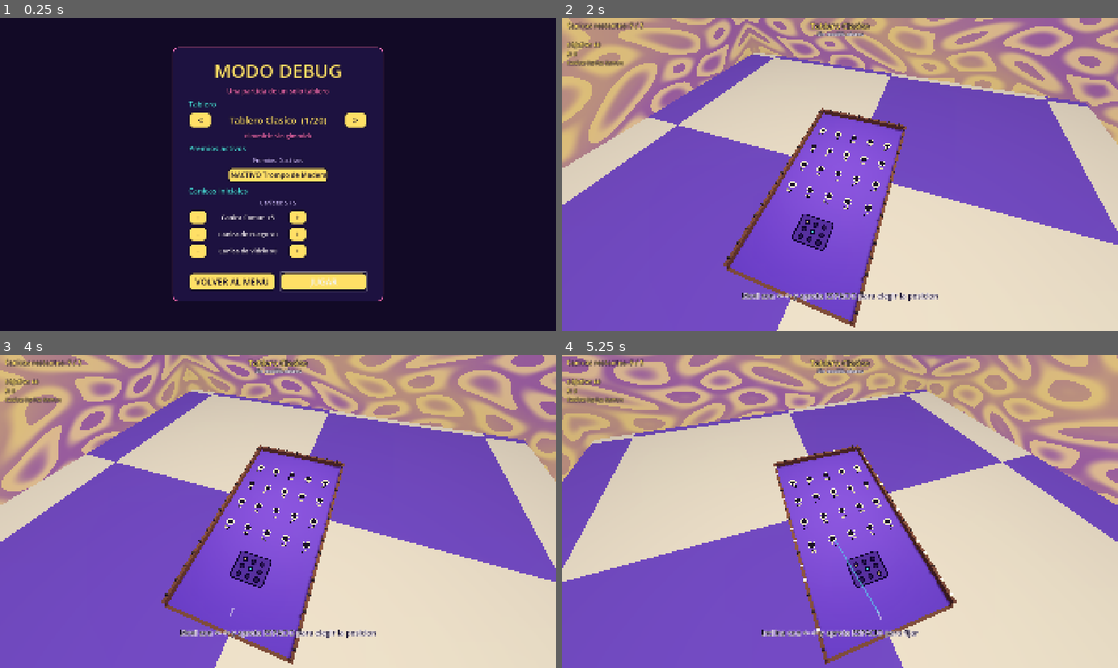
Above: before the commit, frames 1-4 (two rows, left to right).
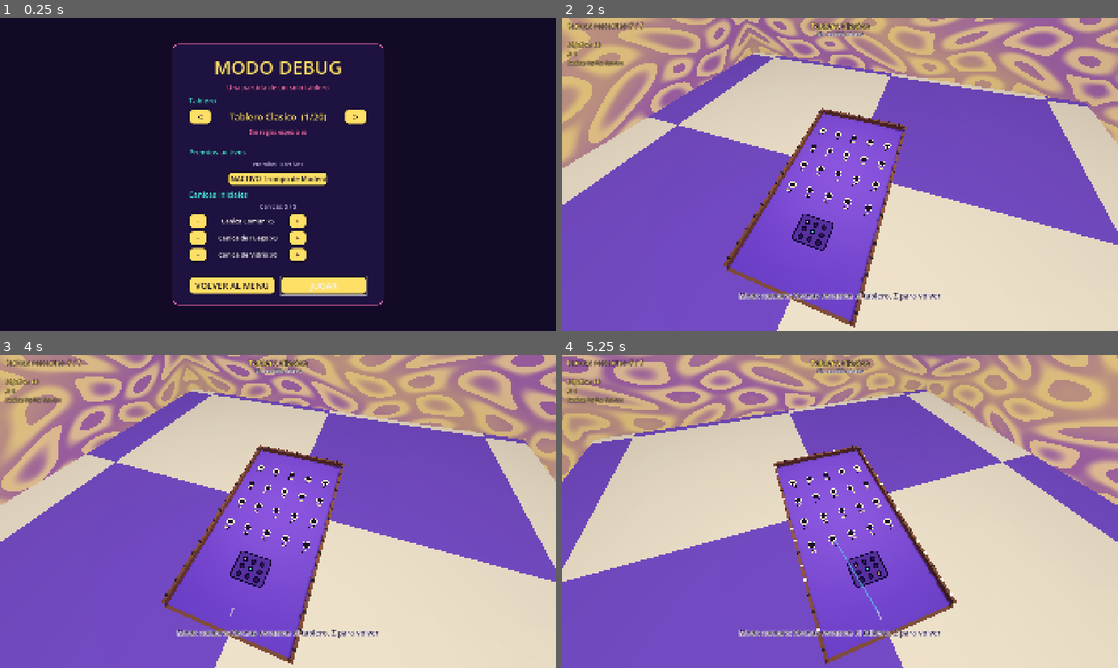
Above: after the commit, the same moments.

Repository: maczoe/chibolones
Game: Godot game, scene res://scenes/debug/debug_setup.tscn
Two runs of this game, one before a commit and one after it. Both use one fixed random seed, a clock stepped at 60 frames per second and the inputs below. This scene is started directly instead of the project's main scene.
Inputs (mouse positions are in pixels of both pictures, inside the frame that each line leads up to):
- Up to frame 1 (0.25 s): no input
- Up to frame 2 (2 s): click "JUGAR" at 0.5 s; move the mouse to (962, 158) at 1.27 s; hold Right (move_right) from 1.28 s (still down); hold Z (camera_mode) from 1.28 s (still down); click (962, 158) at 1.42 s; tap Space (shoot) at 1.55 s
- Up to frame 3 (4 s): move the mouse to (166, 527) at 2.02 s; release Right (move_right) at 2.03 s; release Z (camera_mode) at 2.03 s; hold Down (move_down) 2.03-2.78 s; tap Space (shoot) at 2.1, 3.05, 3.6 s; tap Z (camera_mode) at 2.3, 3.8 s; move the mouse to (333, 442) at 2.77 s; hold Right (move_right) 2.78-3.53 s; hold Z (camera_mode) 2.78-3.53 s; move the mouse to (250, 574) at 3.52 s; hold Up (move_up) from 3.53 s (still down); click (250, 574) at 3.67 s
- Up to frame 4 (5.25 s): move the mouse to (1006, 558) at 4.27 s; release Up (move_up) at 4.28 s; hold Z (camera_mode) 4.28-5.03 s; hold Left (move_left) from 4.28 s (still down); tap Space (shoot) at 4.55, 5.1 s; tap X (cancel) at 4.9 s; move the mouse to (673, 464) at 5.02 s

The runs differ from the first frame. In frame 1, 7.3% of the frame differs, in the area x 31-69%, y 8-92%; in frame 2, 0.5%; in frame 3, 0.5%; in frame 4, 0.6%.

Commit message:
feat(ui): debug picker shows board rules, controls guides idle-gated
The debug setup screen now shows each board's full rules text (the same
display-name + description lines the board announces at start) instead of
just the gimmick names. Controls guides leave normal play: the opening
controls announcement is gone and the per-step hints (tilt, power,
camera exit, restart) only show for the tutorial flag or after 20 idle
seconds in aim, once per idle episode; feedback lines stay always on.

Diff:
--- a/scripts/board/board.gd
+++ b/scripts/board/board.gd
@@ -63,8 +63,20 @@
 var notch_root: Node3D
 var announce_timer: Timer
 ## Board-start cues waiting for their turn (board number and name, one per
-## bonificador, the controls hint), spaced by ANNOUNCE_DELAY.
+## bonificador), spaced by ANNOUNCE_DELAY.
 var announce_queue: Array[String] = []
+
+## Controls guides (the opening controls line and the per-step hints) stay
+## hidden during normal play: the tutorial (when it exists) can turn them
+## on, and 20 s without any action bring them back on their own (user
+## request, 2026-11-08).
+const PAUSE_SCENE := "res://scenes/pause/pause_menu.tscn"
+
+var tutorial_mode := false
+const GUIDE_IDLE_SECONDS := 20.0
+const CONTROLS_HINT := "Movi con <- -> y apreta ESPACIO para elegir la posicion"
+var idle_time := 0.0
+var idle_guide_shown := false
 ## Run objective for this board: 0 when the board is played outside a run
 ## (headless tests, --script mode), which keeps the plain POC round over.
 var run_objective := 0
@@ -144,16 +156,22 @@
 	add_child(announce_timer)
 	EventBus.modifier_active.connect(_on_modifier_active)
 	EventBus.throw_timer_tick.connect(hud.set_timer)
-	# Opening cues: which board this is, its rules, then the controls.
+	# Opening cues: which board this is and its rules. The controls guide
+	# stays quiet until the tutorial asks for it or idle brings it back
+	# (_tick_idle).
 	_queue_announcement("Tablero %d: %s" % [_board_number(), board_def.theme_name])
 	board_theme.announce()
-	_queue_announcement("Movi con <- -> y apreta ESPACIO para elegir la posicion")
 	# The board opens in AIM, so the Cronometrado clock starts with it (boards
 	# without the rule ignore this).
 	_reset_step_timer()
 
 
 func _unhandled_input(event: InputEvent) -> void:
+	# Pause first: any state except the round-over overlay (which already
+	# offers its own choices) can open the pause menu (ESC / Start).
+	if event.is_action_pressed("pause"):
+		_toggle_pause()
+		return
 	if event.is_action_pressed("restart"):
 		Game.restart_board()
 		return
@@ -175,7 +193,7 @@
 			ThrowState.CAMERA:
 				state = ThrowState.AIM
 				launch_marker.visible = true
-				hud.flash("Movi con <- -> y apreta ESPACIO para elegir la posicion")
+				_show_guide(CONTROLS_HINT)
 			_:
 				pass
 		return
@@ -201,7 +219,7 @@
 			# made from any angle they chose. Restart resets the board.
 			state = ThrowState.AIM
 			launch_marker.visible = true
-			hud.flash("Movi con <- -> y apreta ESPACIO para elegir la posicion")
+			_show_guide(CONTROLS_HINT)
 		return
 	if event.is_action_pressed("shoot"):
 		match state:
@@ -216,6 +234,7 @@
 
 
 func _physics_process(delta: float) -> void:
+	_tick_idle(delta)
 	_animate_bulbs(delta)
 	# Cronometrado: every decision step runs on a clock; on expiry the board
 	# takes the step with whatever the player had chosen so far.
@@ -314,7 +333,7 @@
 	# drop to the slow chase right away.
 	celebrate_left = 0.0
 	_reset_step_timer()
-	hud.flash("Inclina con <- -> y apreta ESPACIO para fijar")
+	_show_guide("Inclina con <- -> y apreta ESPACIO para fijar")
 
 
 func _begin_power() -> void:
@@ -323,7 +342,7 @@
 	power_dir = 1.0
 	hud.set_power_visible(true)
 	_reset_step_timer()
-	hud.flash("Apreta ESPACIO para disparar con esta potencia")
+	_show_guide("Apreta ESPACIO para disparar con esta potencia")
 
 
 func _fire() -> void:
@@ -350,6 +369,57 @@
 func _reset_step_timer() -> void:
 	if board_theme != null:
 		board_theme.reset_decision()
+
+
+## --- Pause (ESC / Start) ---------------------------------------------------
+
+
+## Open the pause overlay: it pauses the tree itself once it is on the tree,
+## and it owns the unpause, so the board never touches the paused state.
+func _toggle_pause() -> void:
+	if get_tree().paused or state == ThrowState.ROUND_OVER:
+		return
+	add_child((load(PAUSE_SCENE) as PackedScene).instantiate())
+
+
+## --- Controls guides (tutorial / idle) -------------------------------------
+
+
+## A per-step guide reaches the HUD only when the tutorial asked for it or
+## the player has already idled long enough to need it (see _tick_idle);
+## normal play keeps the screen clean.
+func _show_guide(text: String) -> void:
+	if tutorial_mode or idle_guide_shown:
+		hud.flash(text)
+
+
+## One idle tick: any held gameplay action resets the clock; otherwise 20 s
+## without actions bring the full controls guide back, once, until the next
+## input. Only shown while aiming, where the guide applies.
+func _tick_idle(delta: float) -> void:
+	if _any_input_active():
+		idle_time = 0.0
+		idle_guide_shown = false
+		return
+	if state != ThrowState.AIM:
+		return
+	idle_time += delta
+	if idle_time >= GUIDE_IDLE_SECONDS and not idle_guide_shown:
+		idle_guide_shown = true
+		hud.flash(CONTROLS_HINT)
+
+
+## Whether the player is doing something right now: any movement vector or
+## a held gameplay action. Edge taps are also caught by the events handled
+## in the same frame.
+func _any_input_active() -> bool:
+	if Input.get_vector("move_left", "move_right", "move_up", "move_down") \
+				!= Vector2.ZERO:
+		return true
+	return Input.is_action_pressed("shoot") \
+			or Input.is_action_pressed("cancel") \
+			or Input.is_action_pressed("camera_mode") \
+			or Input.is_action_pressed("restart")
 
 
 ## Marble the next throw uses: the selected ammo entry, or the base def when
--- a/scripts/ui/debug_setup.gd
+++ b/scripts/ui/debug_setup.gd
@@ -32,9 +32,18 @@
 var _marble_labels: Dictionary = {}   # marble id -> counter label
 var _prize_buttons: Dictionary = {}   # prize id -> toggle button
 
+## Last launched setup (board index, prize ids, marble ids): coming back
+## from a finished debug match restores it, so tweaking one pick and
+## replaying is two presses instead of a full rebuild (user request,
+## 2026-11-08). Static: it must survive the scene being freed.
+static var last_config := {}
+
 
 func _ready() -> void:
-	_seed_defaults()
+	if last_config.is_empty():
+		_seed_defaults()
+	else:
+		_restore_last_config()
 	_build()
 	_refresh()
 	# Keyboard/gamepad navigation starts on the launch button, like the menu
@@ -62,18 +71,20 @@
 	return ContentDB.board_def(board_cursor)
 
 
-## The board's gimmick, read from its BoardDef modifiers through ContentDB:
-## the display names of its bonificadores, or "Sin gimmick" when it has none.
-func gimmick_text() -> String:
+## The board's rules, exactly what the board announces at start: one
+## "Display name: description" line per bonificador, or "Sin reglas
+## especiales" when it has none (user request: the debug picker shows what
+## the board does, not just the gimmick names).
+func board_rules_text() -> String:
 	var def := board_def()
 	if def == null:
-		return "Sin gimmick"
-	var names: Array[String] = []
+		return "Sin reglas especiales"
+	var lines: Array[String] = []
 	for id in def.modifiers:
 		var modifier: BoardModifierDef = ContentDB.modifier_def(id)
 		if modifier != null:
-			names.append(modifier.display_name)
-	return " + ".join(names) if not names.is_empty() else "Sin gimmick"
+			lines.append("%s: %s" % [modifier.display_name, modifier.description])
+	return "\n".join(lines) if not lines.is_empty() else "Sin reglas especiales"
 
 
 func select_board(index: int) -> void:
@@ -152,9 +163,38 @@
 func start_match() -> void:
 	if not can_start():
 		return
+	# Remember the setup for the next visit (see last_config).
+	last_config = {
+		"board_index": board_cursor,
+		"prize_ids": selected_prizes.map(func(def): return def.id),
+		"marble_ids": picked_marbles.map(func(def): return def.id),
+	}
 	# Game launches the match and moves to the board scene; the board already
 	# runs the marble inventory (S4).
 	Game.start_debug_run(build_config())
+
+
+## Bring back the last launched setup: resolve the stored ids through
+## ContentDB so a content change can never crash the restore, and keep the
+## picks-first/top-up rule of build_config() intact.
+func _restore_last_config() -> void:
+	board_cursor = clampi(int(last_config.get("board_index", 0)), 0,
+			ContentDB.board_count() - 1)
+	selected_prizes.clear()
+	for id in last_config.get("prize_ids", []):
+		var prize: PrizeDef = ContentDB.prize_def(id)
+		if prize != null and not selected_prizes.has(prize):
+			selected_prizes.append(prize)
+	picked_marbles.clear()
+	for id in last_config.get("marble_ids", []):
+		var marble: MarbleDef = ContentDB.marble_def(id)
+		if marble != null and picked_marbles.size() < MARBLE_SLOTS:
+			picked_marbles.append(marble)
+	while picked_marbles.size() < MARBLE_SLOTS:
+		var common: MarbleDef = ContentDB.marble_def(ContentDB.DEFAULT_MARBLE)
+		if common == null:
+			break
+		picked_marbles.append(common)
 
 
 func _on_back_pressed() -> void:
@@ -215,8 +255,10 @@
 	next.custom_minimum_size = Vector2(80, 56)
 	next.pressed.connect(cycle_board.bind(1))
 	board_row.add_child(next)
-	label_gimmick = _candy_label("", 22, Color("ff6fb5"))
+	label_gimmick = _candy_label("", 20, Color("ff6fb5"))
 	label_gimmick.horizontal_alignment = HORIZONTAL_ALIGNMENT_CENTER
+	label_gimmick.autowrap_mode = TextServer.AUTOWRAP_WORD_SMART
+	label_gimmick.custom_minimum_size = Vector2(0, 56)
 	column.add_child(label_gimmick)
 
 	# Prize picker: one toggle per PrizeDef, all off at the start.
@@ -283,7 +325,7 @@
 	if def != null:
 		label_board_name.text = "%s  (%d/%d)" % [def.theme_name,
 				board_cursor + 1, ContentDB.board_count()]
-	label_gimmick.text = "Gimmick: %s" % gimmick_text()
+	label_gimmick.text = board_rules_text()
 	label_marbles.text = "Canicas: %d / %d" % [picked_marbles.size(), MARBLE_SLOTS]
 	label_prizes.text = "Premios: %d activos" % selected_prizes.size()
 	for marble in ContentDB.marbles():
--- a/tests/debug_mode.gd
+++ b/tests/debug_mode.gd
@@ -222,16 +222,16 @@
 		_check(setup.label_board_name.text.contains(def.theme_name),
 				"the picker should show '%s', shows '%s'"
 				% [def.theme_name, setup.label_board_name.text])
-		var gimmick: String = setup.gimmick_text()
+		var rules: String = setup.board_rules_text()
 		if def.modifiers.is_empty():
-			_check(gimmick == "Sin gimmick",
-					"board %d has no gimmick, the picker says '%s'" % [i, gimmick])
+			_check(rules == "Sin reglas especiales",
+					"board %d has no gimmick, the picker says '%s'" % [i, rules])
 			continue
 		for id in def.modifiers:
 			var modifier: BoardModifierDef = content.modifier_def(id)
-			_check(gimmick.contains(modifier.display_name),
-					"board %d gimmick should name '%s', says '%s'"
-					% [i, modifier.display_name, gimmick])
+			_check(rules.contains(modifier.description),
+					"board %d rules should describe '%s', says '%s'"
+					% [i, modifier.description, rules])
 	# The arrows wrap around the whole list.
 	setup.select_board(0)
 	setup.cycle_board(-1)
--- /dev/null
+++ b/tests/guide.gd
@@ -0,0 +1,130 @@
+extends SceneTree
+## Controls-guide gating test: the board no longer announces the controls
+## guide at start and the per-step hints stay hidden during normal play;
+## they come back after 20 s of idle (or for the tutorial flag).
+## Run: godot --headless --path . --script res://tests/guide.gd
+
+var content
+var failed := false
+
+
+func _initialize() -> void:
+	_ensure_autoloads()
+	_run()
+
+
+## In --script mode Godot does not register project autoloads; install the
+## ones under test in dependency order (same as tests/hooks.gd).
+func _ensure_autoloads() -> void:
+	var autoloads := [
+		["EventBus", "res://autoload/event_bus.gd"],
+		["ContentDB", "res://autoload/content_db.gd"],
+		["Economy", "res://autoload/economy.gd"],
+		["Game", "res://autoload/game.gd"],
+	]
+	for entry in autoloads:
+		if not root.has_node(entry[0]):
+			var node: Node = (load(entry[1]) as GDScript).new()
+			node.name = entry[0]
+			root.add_child(node)
+	content = root.get_node("ContentDB")
+
+
+func _run() -> void:
+	await physics_frame
+	await _test_no_opening_controls_hint()
+	await _test_idle_brings_guide_back()
+	await _test_step_hints_stay_hidden()
+	print("GUIDE FAIL" if failed else "GUIDE OK")
+	quit(1 if failed else 0)
+
+
+func _check(condition: bool, label: String) -> void:
+	if condition:
+		return
+	failed = true
+	push_error("GUIDE FAIL: " + label)
+	print("GUIDE FAIL: " + label)
+
+
+func _open_board() -> Node3D:
+	var board: Node3D = (load("res://scenes/board/board.tscn") as PackedScene).instantiate()
+	root.add_child(board)
+	return board
+
+
+func _close(board: Node3D) -> void:
+	root.remove_child(board)
+	board.free()
+
+
+# --- (a) The opening announcements never carry the controls line -----------
+
+func _test_no_opening_controls_hint() -> void:
+	var board := _open_board()
+	await physics_frame
+	# The announcement queue drains 1.2 s per line, so collect every text
+	# that reaches the HUD until it is done (~2.7 s) and audit them all.
+	var seen := {}
+	for i in 160:
+		seen[board.hud.label_msg.text] = true
+		await physics_frame
+	var texts: Array = seen.keys()
+	_check(texts.any(func(t): return t.contains("Tablero")),
+			"the board should still announce its name, saw %s" % [texts])
+	for text in texts:
+		_check(not text.contains("ESPACIO"),
+				"no opening cue should teach controls, found '%s'" % text)
+	_close(board)
+
+
+# --- (b) 20 idle seconds in AIM show the controls guide once ----------------
+
+func _test_idle_brings_guide_back() -> void:
+	var board := _open_board()
+	await physics_frame
+	var hud = board.hud
+	hud.label_msg.text = ""
+	# Simulate the idle clock directly: 20 s in AIM without actions.
+	board.idle_time = board.GUIDE_IDLE_SECONDS
+	board._tick_idle(0.016)
+	_check(board.idle_guide_shown,
+			"20 idle seconds should mark the guide as shown")
+	_check(hud.label_msg.text.contains("ESPACIO"),
+			"the idle guide should show the controls, shows '%s'"
+			% hud.label_msg.text)
+	# One guide per idle episode: a second tick does not repeat the flash.
+	hud.label_msg.text = ""
+	board._tick_idle(0.016)
+	_check(hud.label_msg.text == "",
+			"the idle guide should not repeat until the next input")
+	# Any action resets the episode: the guide hides again for 20 s.
+	Input.action_press("shoot")
+	board._tick_idle(0.016)
+	Input.action_release("shoot")
+	_check(not board.idle_guide_shown and is_equal_approx(board.idle_time, 0.0),
+			"an active input should reset the idle episode")
+	_close(board)
+
+
+# --- (c) Per-step hints stay hidden during normal play -----------------------
+
+func _test_step_hints_stay_hidden() -> void:
+	var board := _open_board()
+	await physics_frame
+	var hud = board.hud
+	# Normal play: no idle episode yet, no tutorial -> the tilt hint is silent.
+	hud.label_msg.text = ""
+	board.shots_left = 3
+	board._begin_tilt()
+	_check(hud.label_msg.text == "",
+			"the tilt hint should stay hidden during normal play")
+	# The tutorial flag turns the same hint on.
+	board.tutorial_mode = true
+	board.state = board.ThrowState.AIM
+	board.shots_left = 3
+	board._begin_tilt()
+	_check(hud.label_msg.text.contains("Inclina"),
+			"tutorial mode should show the tilt hint, shows '%s'"
+			% hud.label_msg.text)
+	_close(board)
